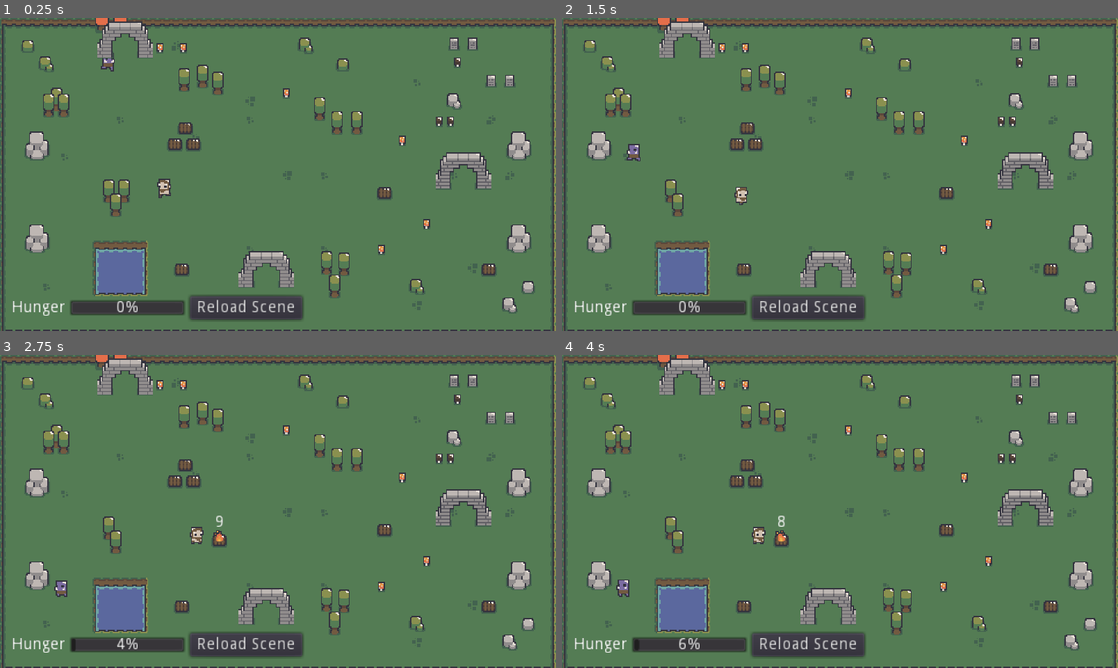
Above: before the commit, frames 1-4 (two rows, left to right).
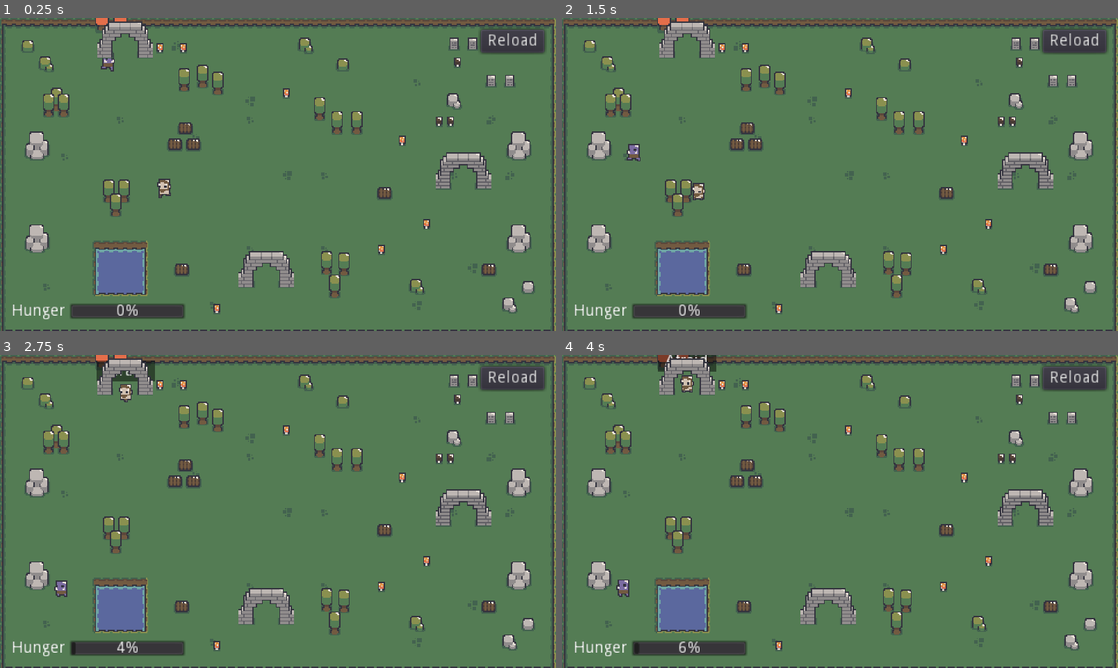
Above: after the commit, the same moments.

Repository: viniciusgerevini/godot-goap
Game: Godot game, scene res://scenes/main.tscn
Two runs of this game, one before a commit and one after it. Both use one fixed random seed, a clock stepped at 60 frames per second and the inputs below.
Inputs:
- Up to frame 1 (0.25 s): no input
- Up to frame 2 (1.5 s): click "Reload Scene" (after the commit: "Reload") at 0.5 s
- Up to frame 3 (2.75 s): no input
- Up to frame 4 (4 s): no input

The runs differ from the first frame. In frame 1, 3.4% of the frame differs, in the area x 2-99%, y 3-97%; in frame 2, 3.7%; in frame 3, 4.1%; in frame 4, 4.1%, in the area x 2-99%, y 0-97%.

Commit message:
load world state to blackboard and use in the action planner

Diff:
--- a/goap/action_planner.gd
+++ b/goap/action_planner.gd
@@ -26,7 +26,7 @@
     "children": []
   }
 
-  if _build_plans(root):
+  if _build_plans(root, blackboard.duplicate()):
     var plans = _transform_tree_into_array(root, blackboard)
     var best_plan
     for p in plans:
@@ -55,8 +55,16 @@
   return plans
 
 
-func _build_plans(step):
+func _build_plans(step, blackboard):
   var has_followup = false
+
+  var state = step.state.duplicate()
+  for s in state:
+    if state[s] == blackboard.get(s):
+      state.erase(s)
+
+  if state.empty():
+    return true
 
   for action in _actions:
     if not action.is_valid():
@@ -64,7 +72,7 @@
 
     var should_use_action = false
     var effects = action.get_effects()
-    var desired_state = step.state.duplicate()
+    var desired_state = state.duplicate()
 
     for s in desired_state:
       if desired_state[s] == effects.get(s):
@@ -82,35 +90,11 @@
         "children": []
       }
 
-      if desired_state.empty() or _build_plans(s):
+      if desired_state.empty() or _build_plans(s, blackboard.duplicate()):
         step.children.push_back(s)
         has_followup = true
 
   return has_followup
-
-
-func _build_plan(desired_state, plan):
-  for action in _actions:
-    var should_use_action = false
-    var effects = action.get_effects()
-    var pre_conditions = action.get_preconditions()
-
-    for s in desired_state:
-      if desired_state[s] == effects.get(s):
-        desired_state.erase(s)
-        should_use_action = true
-
-    if should_use_action:
-      for p in pre_conditions:
-        desired_state[p] = pre_conditions[p]
-      plan.push_front(action)
-
-      if desired_state.empty():
-        return plan
-      else:
-        return _build_plan(desired_state, plan)
-
-  return []
 
 
 func _print_plan(plan):
--- a/goap/actions/build_firepit.gd
+++ b/goap/actions/build_firepit.gd
@@ -35,6 +35,7 @@
       actor.get_parent().add_child(firepit)
       firepit.position = _closest_spot.position
       firepit.z_index = _closest_spot.z_index
+      WorldState.set_state("has_wood", false)
       return true
 
   actor.move_to(actor.position.direction_to(_closest_spot.position), delta)
--- a/goap/agent.gd
+++ b/goap/agent.gd
@@ -13,8 +13,12 @@
   var goal = _get_best_goal()
   if _current_goal == null or goal != _current_goal:
     var blackboard = {
-      "position": _actor.position
+      "position": _actor.position,
      }
+
+    for s in WorldState._state:
+      blackboard[s] = WorldState._state[s]
+
     _current_goal = goal
     _current_plan = Goap.get_action_planner().get_plan(_current_goal, blackboard)
     _current_plan_step = 0
@@ -31,7 +35,7 @@
   var highest_priority
 
   for goal in _goals:
-    if goal.is_valid() and (highest_priority == null or  goal.priority() > highest_priority.priority()):
+    if goal.is_valid() and (highest_priority == null or goal.priority() > highest_priority.priority()):
       highest_priority = goal
 
   return highest_priority
--- a/scenes/main.tscn
+++ b/scenes/main.tscn
@@ -532,8 +532,25 @@
 "_edit_use_anchors_": false
 }
 
+[node name="MarginContainer2" type="MarginContainer" parent="HUD/VBoxContainer"]
+margin_right = 480.0
+margin_bottom = 242.0
+size_flags_vertical = 3
+custom_constants/margin_right = 10
+custom_constants/margin_top = 10
+custom_constants/margin_left = 10
+
+[node name="reload" type="Button" parent="HUD/VBoxContainer/MarginContainer2"]
+margin_left = 415.0
+margin_top = 10.0
+margin_right = 470.0
+margin_bottom = 30.0
+size_flags_horizontal = 8
+size_flags_vertical = 0
+text = "Reload"
+
 [node name="MarginContainer" type="MarginContainer" parent="HUD/VBoxContainer"]
-margin_top = 240.0
+margin_top = 246.0
 margin_right = 480.0
 margin_bottom = 270.0
 custom_constants/margin_right = 10
@@ -543,30 +560,22 @@
 [node name="HBoxContainer" type="HBoxContainer" parent="HUD/VBoxContainer/MarginContainer"]
 margin_left = 10.0
 margin_right = 470.0
-margin_bottom = 20.0
+margin_bottom = 14.0
 __meta__ = {
 "_edit_use_anchors_": false
 }
 
 [node name="hunger_label" type="Label" parent="HUD/VBoxContainer/MarginContainer/HBoxContainer"]
-margin_top = 3.0
 margin_right = 46.0
-margin_bottom = 17.0
+margin_bottom = 14.0
 text = "Hunger"
 
 [node name="hunger" type="ProgressBar" parent="HUD/VBoxContainer/MarginContainer/HBoxContainer"]
 margin_left = 50.0
-margin_top = 3.0
 margin_right = 150.0
-margin_bottom = 17.0
+margin_bottom = 14.0
 rect_min_size = Vector2( 100, 0 )
 size_flags_vertical = 4
-
-[node name="reload" type="Button" parent="HUD/VBoxContainer/MarginContainer/HBoxContainer"]
-margin_left = 154.0
-margin_right = 251.0
-margin_bottom = 20.0
-text = "Reload Scene"
 
 [node name="cover" parent="." instance=ExtResource( 9 )]
 position = Vector2( 108, 32 )
@@ -583,4 +592,4 @@
 position = Vector2( 189.468, 165.449 )
 
 [connection signal="timeout" from="hunger_timer" to="." method="_on_hanger_timer_timeout"]
-[connection signal="pressed" from="HUD/VBoxContainer/MarginContainer/HBoxContainer/reload" to="." method="_on_reload_pressed"]
+[connection signal="pressed" from="HUD/VBoxContainer/MarginContainer2/reload" to="." method="_on_reload_pressed"]
--- a/scenes/satyr.gd
+++ b/scenes/satyr.gd
@@ -1,6 +1,7 @@
 extends KinematicBody2D
 
 var is_moving = false
+var is_attacking = false
 
 func _ready():
   var agent = GoapAgent.new()
@@ -18,13 +19,18 @@
   $labels/afraid_label.visible = WorldState.get_state("is_frightened", false)
   $labels/hungry_label.visible = WorldState.get_state("hunger", 0) >= 50
 
-  if not is_moving:
+  if is_attacking:
+    $body.play("attack")
+  elif is_moving:
+    is_moving = false
+  else:
     $body.play("idle")
-  is_moving = false
+
 
 
 func move_to(direction, delta):
   is_moving = true
+  is_attacking = false
   $body.play("run")
   if direction.x > 0:
     turn_right()
@@ -50,7 +56,9 @@
 
 
 func chop_tree(tree):
-  return tree.chop()
+  var is_finished = tree.chop()
+  is_attacking = not is_finished
+  return is_finished
 
 
 func calm_down():
--- a/scenes/tree.gd
+++ b/scenes/tree.gd
@@ -5,8 +5,12 @@
 
 
 func chop():
+  if not $chop_cooldown.is_stopped():
+    return false
+
   _hp -= 1
   if _hp == 0:
     queue_free()
     return true
+  $chop_cooldown.start()
   return false
--- a/scenes/tree.tscn
+++ b/scenes/tree.tscn
@@ -24,3 +24,6 @@
 [node name="CollisionShape2D" type="CollisionShape2D" parent="."]
 position = Vector2( 0, -9 )
 shape = SubResource( 2 )
+
+[node name="chop_cooldown" type="Timer" parent="."]
+one_shot = true
